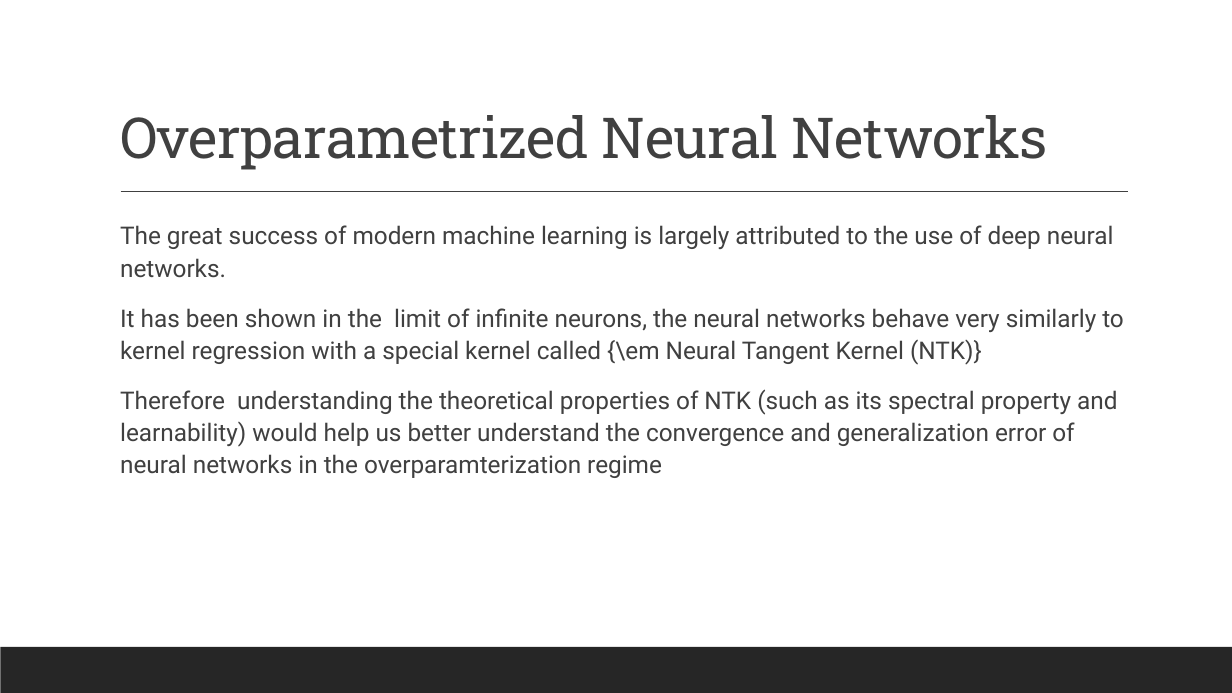
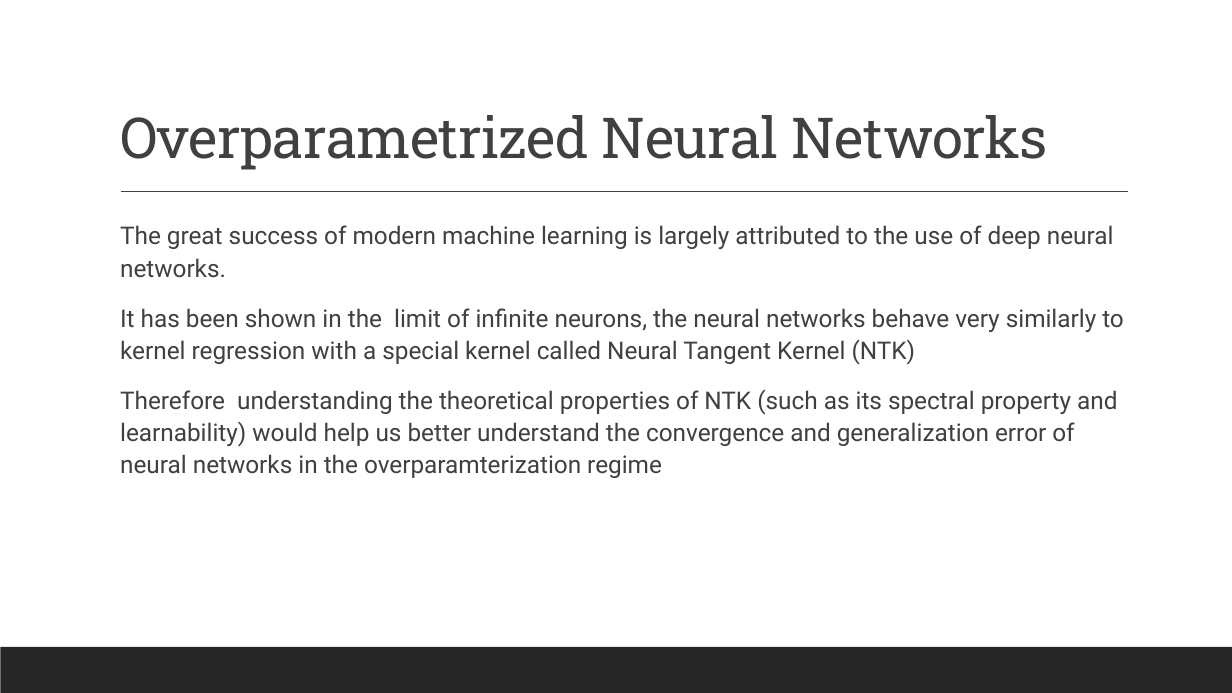
Before and after one commit to genglinliu/NTK-study, a slide deck: slide 3 of presentation/NTK presentation.pptx. Drawn at 1232x693 pixels with LibreOffice and Linux fonts; fonts in the diff are those of the drawing. Boxes give left, top, right and bottom in pixels: in the first picture for what was removed or moved away, otherwise in the second. Text is boxed around its words. In the diff, an @@ line names an element or a change of style, - is before the commit and + after.

```diff
--- a/presentation/NTK presentation.pptx
+++ b/presentation/NTK presentation.pptx
@@ text at (120,308,1124,365): text changed @@
-  It has been shown in the limit of infinite neurons, the neural networks behave very similarly to kernel regression with a special kernel called {\em Neural Tangent Kernel (NTK)}
+  It has been shown in the limit of infinite neurons, the neural networks behave very similarly to kernel regression with a special kernel called Neural Tangent Kernel (NTK)
```
Also in this commit, not shown: 23 other files.
